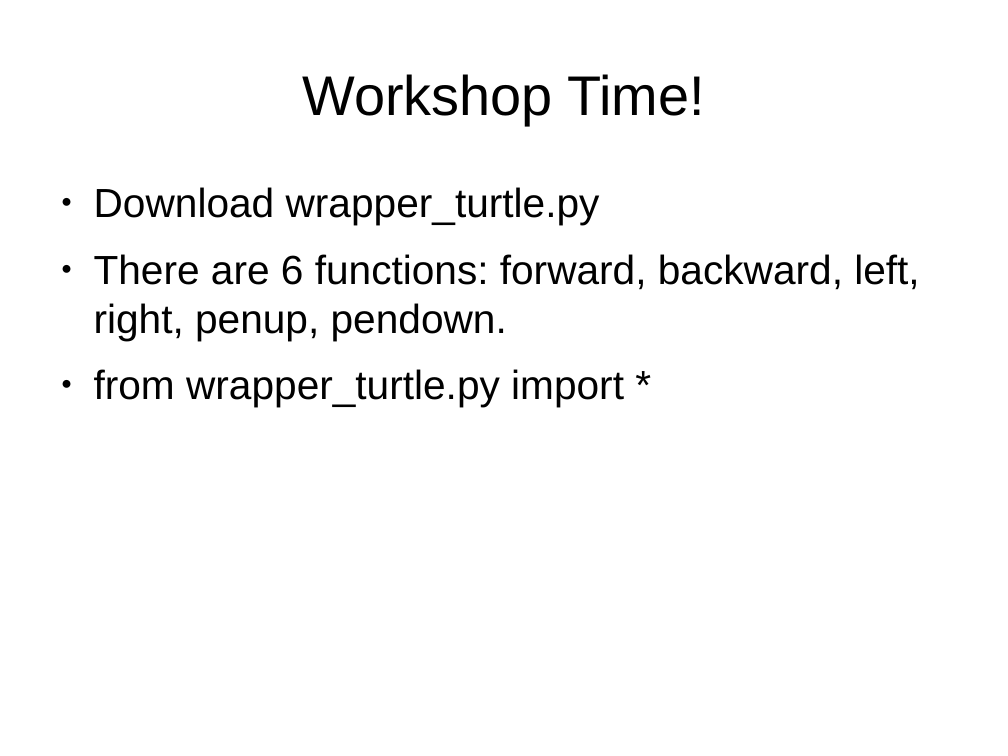
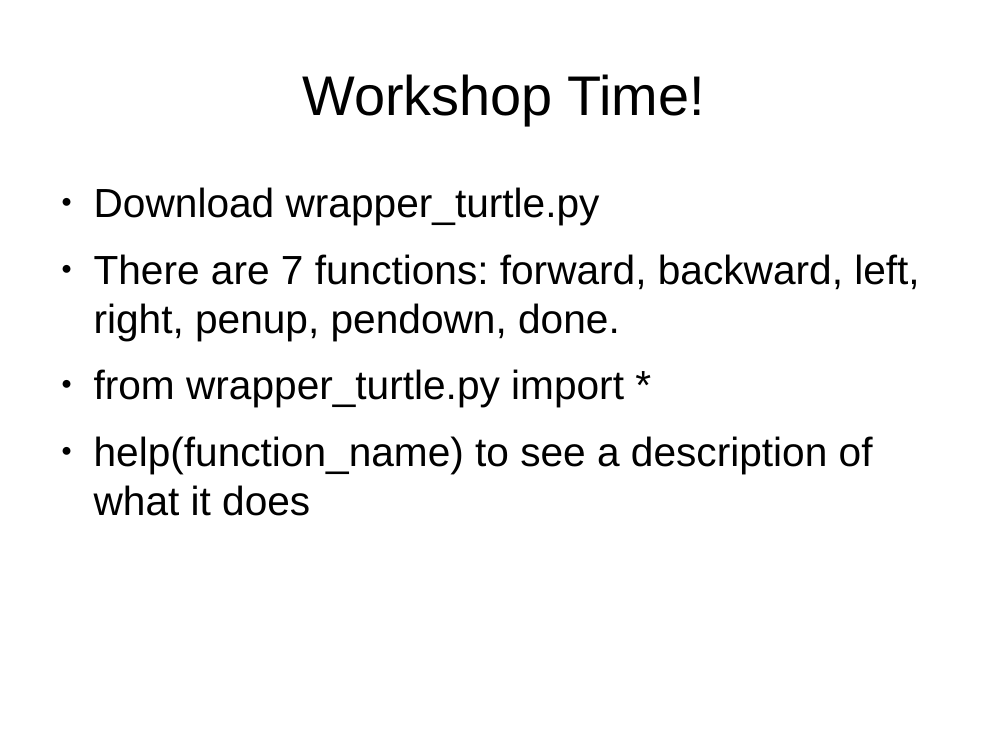
Before and after one commit to bradfordbarr/HacDC-Intro-to-Programming, a slide deck: slide 18 of class_0/class0.odp. Drawn at 1008x756 pixels with LibreOffice and Linux fonts; fonts in the diff are those of the drawing. Boxes give left, top, right and bottom in pixels: in the first picture for what was removed or moved away, otherwise in the second. Text is boxed around its words. In the diff, an @@ line names an element or a change of style, - is before the commit and + after.

Commit message:
Minor changes and demo code
- Minor changes to the workshop slide

- Found out that if you use the turtle module in a script and the
  script terminates, the window will close. Added a function around
  turtle.done() which keeps the Tk main loop running and prevents the
  window from closing until the user does it explicitly or the script
  is terminated.

- Added a little script that uses wrapper_turtle to draw a small house
  and shows how to use the wrapper_turtle module. Something for people
  to refer back to for workshop and homework.

--r.

```diff
--- a/class_0/class0.odp
+++ b/class_0/class0.odp
@@ text at (x1=94, y1=254, x2=919, y2=340): text changed @@
-● There are 6 functions: forward, backward, left, right, penup, pendown.
+● There are 7 functions: forward, backward, left, right, penup, pendown, done.
@@ text at (x1=94, y1=436, x2=873, y2=516): paragraph added @@
+● help(function_name) to see a description of what it does
```
Also in this commit, not shown: 3 other files.
